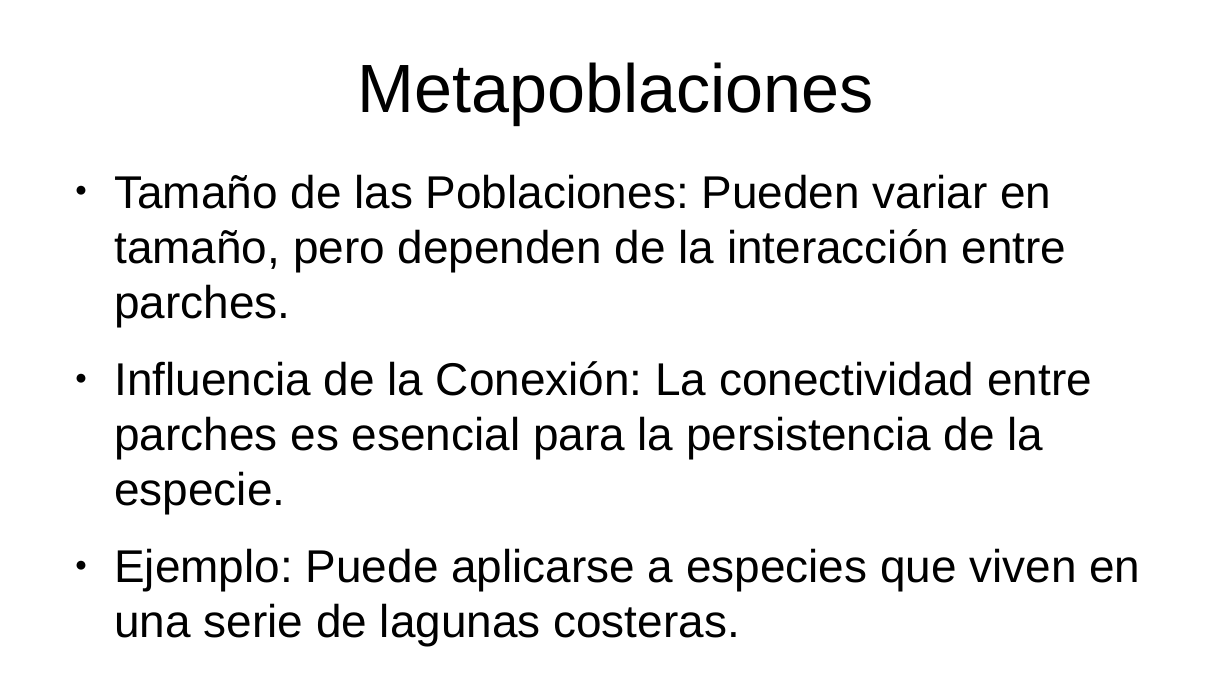
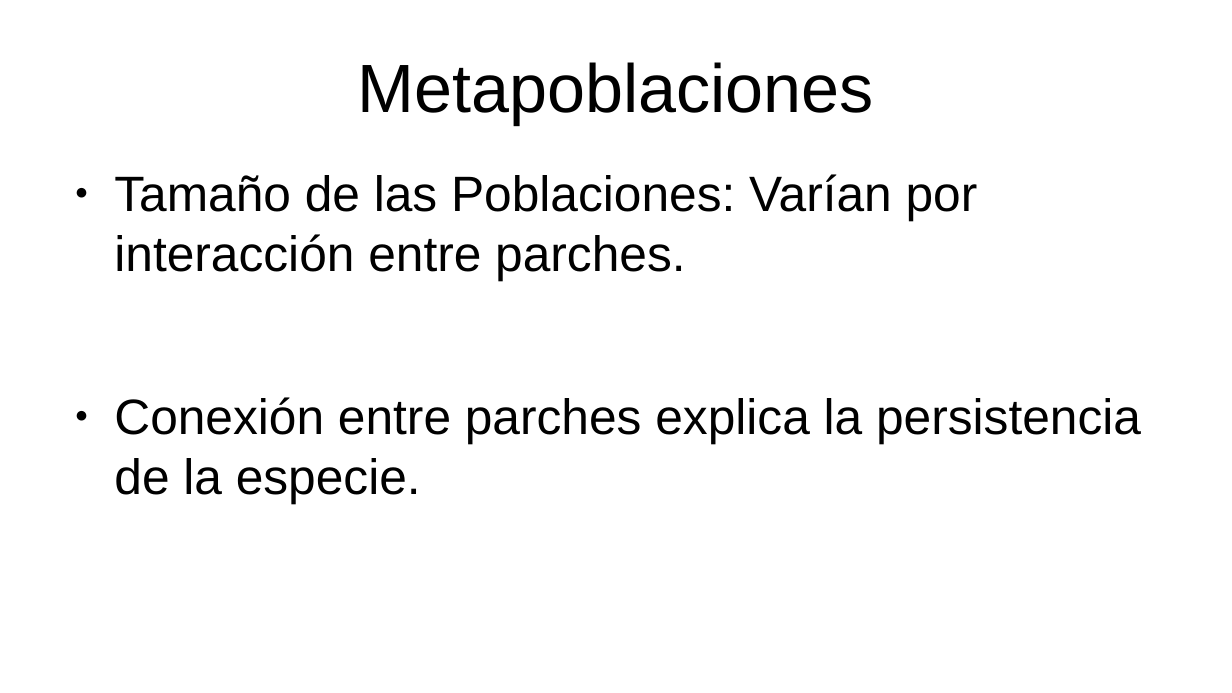
Before and after one commit to gerardommc/Ecologia-Teorica, a slide deck: slide 26 of Metapoblaciones.odp (slide 25 before the commit). Drawn at 1232x693 pixels with LibreOffice and Linux fonts; fonts in the diff are those of the drawing. Boxes give left, top, right and bottom in pixels: in the first picture for what was removed or moved away, otherwise in the second. Text is boxed around its words. In the diff, an @@ line names an element or a change of style, - is before the commit and + after.

```diff
--- a/Metapoblaciones.odp
+++ b/Metapoblaciones.odp
@@ text at (x1=114, y1=174, x2=1141, y2=503): text changed; size 29.6 to 32 pt @@
-● Tamaño de las Poblaciones: Pueden variar en tamaño, pero dependen de la interacción entre parches.
-● Influencia de la Conexión: La conectividad entre parches es esencial para la persistencia de la especie.
-● Ejemplo: Puede aplicarse a especies que viven en una serie de lagunas costeras.
+● Tamaño de las Poblaciones: Varían por interacción entre parches.
+● Conexión entre parches explica la persistencia de la especie.
```
Also in this commit, not shown: 7 other slides changed, 4 slides added, 5 slides removed, 16 other files.
